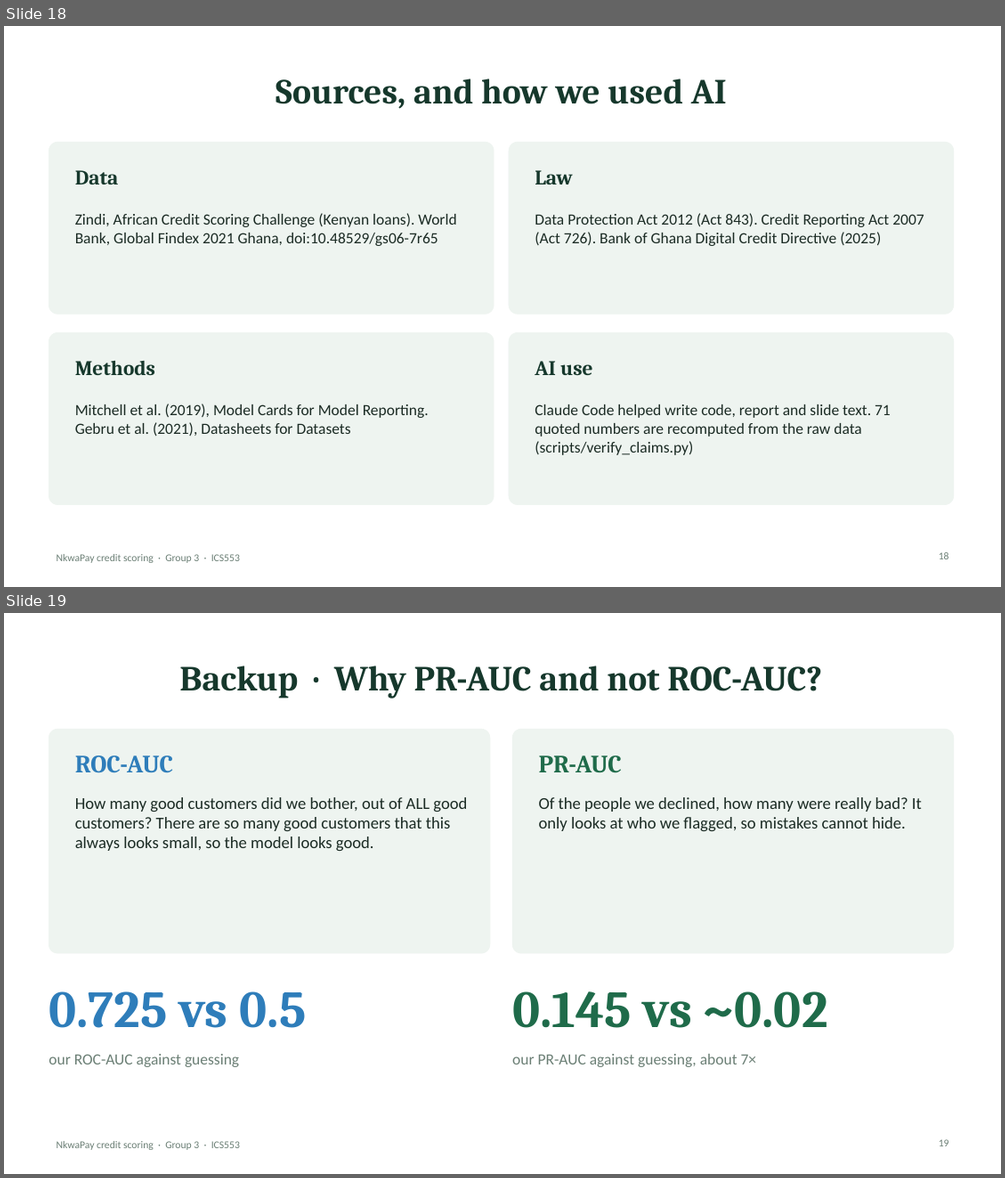
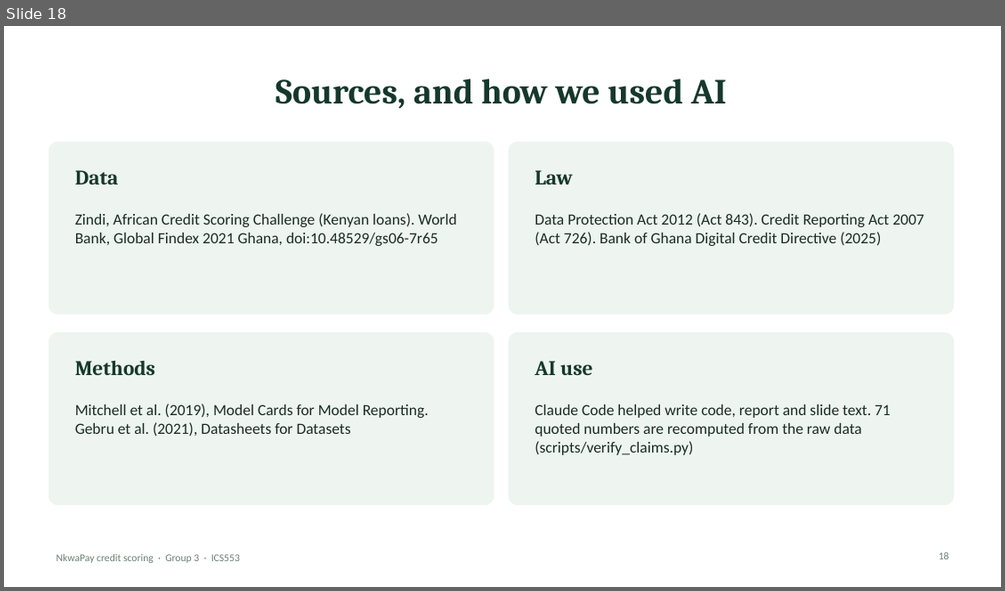
Before and after one commit to ASU-MICS-2028/mle-group-3-prosit-2, a slide deck: slides/NkwaPay_Debrief_Present.pptx. Shown one above the other, each under a label of ours: slides 18 and 19 before the commit, slide 18 after it. The pictures are 1005x1178 and 1005x591 pixels, drawn with LibreOffice and Linux fonts; fonts in the diff are those of the drawing. Boxes give left, top, right and bottom in pixels: in the first picture for what was removed or moved away, otherwise in the second. Text is boxed around its words. In the diff, an @@ line names an element or a change of style, - is before the commit and + after.

```diff
--- a/slides/NkwaPay_Debrief_Present.pptx
+++ b/slides/NkwaPay_Debrief_Present.pptx
@@ slide 19 removed at (4,613,1001,1174), background #FFFFFF; not listed: 1 template element that a slide beside it also shows @@
@@ title removed at (179,666,822,698) @@
-Backup · Why PR-AUC and not ROC-AUC?
@@ rounded rectangle removed at (48,729,490,953) @@
@@ rounded rectangle removed at (512,729,954,953) @@
@@ text removed at (75,755,173,773) @@
-ROC-AUC
@@ text removed at (539,755,622,773) @@
-PR-AUC
@@ text removed at (75,797,467,851) @@
-How many good customers did we bother, out of ALL good customers? There are so many good customers that this always looks small, so the model looks good.
@@ text removed at (539,797,922,831) @@
-Of the people we declined, how many were really bad? It only looks at who we flagged, so mistakes cannot hide.
@@ text removed at (48,991,307,1028) @@
-0.725 vs 0.5
@@ text removed at (512,991,828,1028) @@
-0.145 vs ~0.02
@@ text removed at (48,1054,239,1067) @@
-our ROC-AUC against guessing
@@ text removed at (512,1054,757,1067) @@
-our PR-AUC against guessing, about 7×
@@ page number removed at (938,1139,949,1146) @@
-19
```
Also in this commit, not shown: 4 other slides removed, 1 other file.
